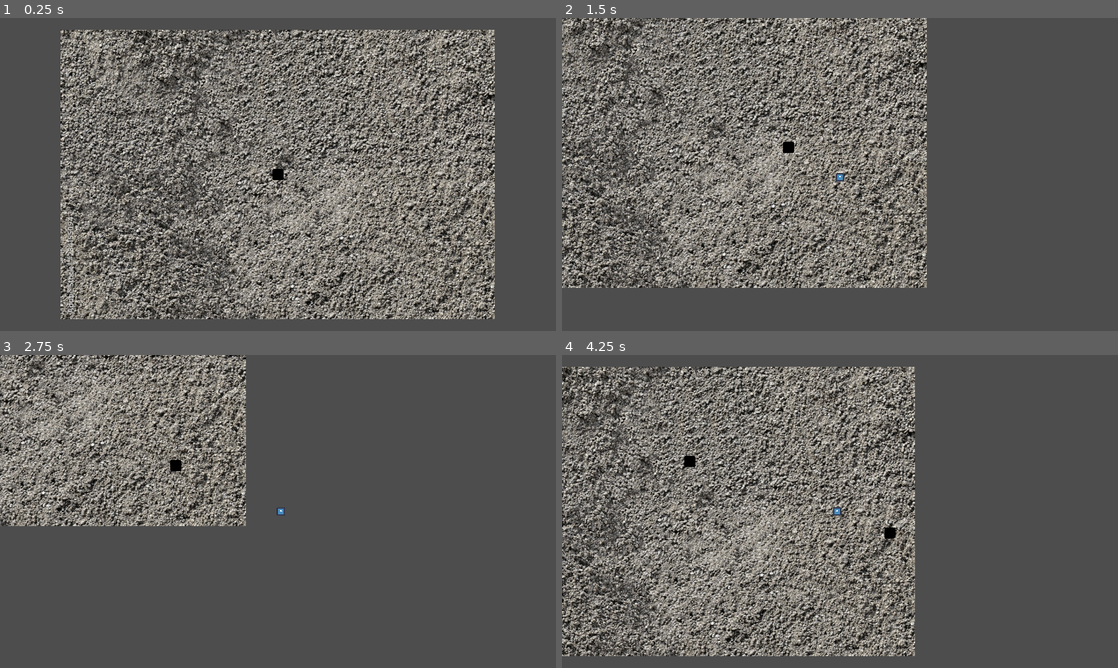
Above: before the commit, frames 1-4 (two rows, left to right).
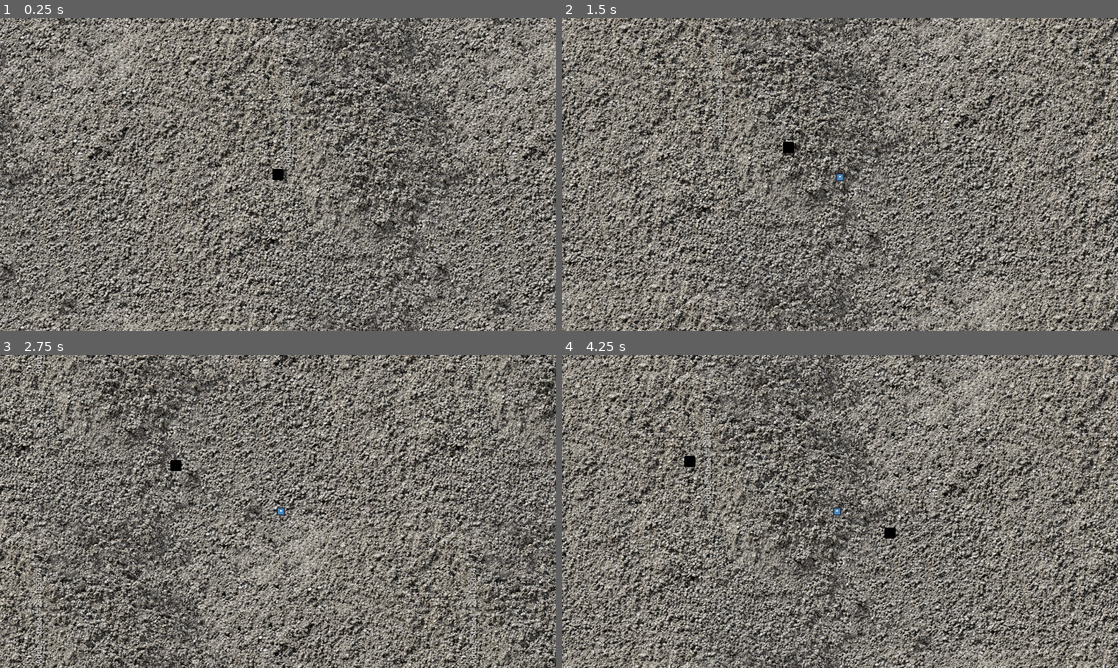
Above: after the commit, the same moments.

Repository: lokasc/rsPrototype
Game: Godot game, scene res://main.tscn
Two runs of this game, one before a commit and one after it. Both use one fixed random seed, a clock stepped at 60 frames per second and the inputs below. The engine's default icon, where the game draws it, is replaced by a stand-in: a white triangle on a blue panel in a dark square.
Inputs (mouse positions are in pixels of both pictures, inside the frame that each line leads up to):
- Up to frame 1 (0.25 s): no input
- Up to frame 2 (1.5 s): tap Enter at 0.5 s; move the mouse to (962, 158) at 0.52 s; hold D (right) 0.53-1.28 s; click (962, 158) at 0.6 s; move the mouse to (728, 190) at 1.27 s; hold S (down) from 1.28 s (still down); click (728, 190) at 1.35 s
- Up to frame 3 (2.75 s): move the mouse to (333, 442) at 2.02 s; release S (down) at 2.03 s; hold D (right) from 2.03 s (still down); click (333, 442) at 2.1 s
- Up to frame 4 (4.25 s): move the mouse to (812, 574) at 2.77 s; release D (right) at 2.78 s; hold W (up) 2.78-3.53 s; click (812, 574) at 2.85 s; move the mouse to (1006, 558) at 3.52 s; hold A (left) from 3.53 s (still down); click (1006, 558) at 3.6 s

The runs differ from the first frame. In frame 1, 77% of the frame differs, in the area x 0-100%, y 0-100%; in frame 2, 78%; in frame 3, 77%; in frame 4, 78%.

Commit message:
Map Addition and Level Node formatting
- Level is now Node2D
- separate sprite for the background
- Added motherboard traces as tilemap
- Added capacitors in tilemap

Diff:
--- a/level.tscn
+++ b/level.tscn
@@ -1,8 +1,22 @@
-[gd_scene load_steps=3 format=3 uid="uid://woyetkfsjr7p"]
+[gd_scene load_steps=4 format=3 uid="uid://woyetkfsjr7p"]
 
 [ext_resource type="Texture2D" uid="uid://cuv4ylu711pup" path="res://bg_test_level.jpg" id="1_loatm"]
 [ext_resource type="Script" path="res://level_controller.gd" id="2_orr7y"]
+[ext_resource type="TileSet" uid="uid://ci2aqix3okqik" path="res://traces.tres" id="3_exxgk"]
 
-[node name="Level" type="Sprite2D"]
+[node name="Level" type="Node2D"]
+texture_filter = 2
+texture_repeat = 2
+script = ExtResource("2_orr7y")
+
+[node name="Background" type="Sprite2D" parent="."]
+texture_filter = 2
+texture_repeat = 2
 texture = ExtResource("1_loatm")
-script = ExtResource("2_orr7y")
+region_enabled = true
+region_rect = Rect2(-4000, -4000, 4000, 4000)
+
+[node name="TileMap" type="TileMap" parent="."]
+tile_set = ExtResource("3_exxgk")
+rendering_quadrant_size = 32
+format = 2
--- /dev/null
+++ b/traces.tres
@@ -0,0 +1,171 @@
+[gd_resource type="TileSet" load_steps=5 format=3 uid="uid://ci2aqix3okqik"]
+
+[ext_resource type="Texture2D" uid="uid://blje8et4nx6pa" path="res://traces.png" id="1_3qfhl"]
+[ext_resource type="Texture2D" uid="uid://duyletdrrfofd" path="res://wall_tile_capacitors.png" id="2_mo5ca"]
+
+[sub_resource type="TileSetAtlasSource" id="TileSetAtlasSource_iq837"]
+texture = ExtResource("1_3qfhl")
+texture_region_size = Vector2i(32, 32)
+0:0/next_alternative_id = 6
+0:0/0 = 0
+0:0/0/terrain_set = 0
+0:0/0/terrain = 0
+0:0/0/terrains_peering_bit/right_side = 0
+0:0/0/terrains_peering_bit/left_side = 0
+0:0/5 = 5
+0:0/5/transpose = true
+1:0/next_alternative_id = 2
+1:0/0 = 0
+1:0/0/terrain_set = 0
+1:0/0/terrain = 1
+1:0/0/terrains_peering_bit/right_side = 1
+1:0/0/terrains_peering_bit/left_side = 1
+1:0/1 = 1
+1:0/1/transpose = true
+2:0/next_alternative_id = 9
+2:0/0 = 0
+2:0/0/terrain_set = 0
+2:0/0/terrain = 0
+2:0/0/terrains_peering_bit/right_side = 0
+2:0/0/terrains_peering_bit/left_side = 1
+2:0/1 = 1
+2:0/1/flip_h = true
+2:0/1/terrain_set = 0
+2:0/1/terrain = 0
+2:0/1/terrains_peering_bit/right_side = 1
+2:0/1/terrains_peering_bit/left_side = 0
+2:0/5 = 5
+2:0/5/transpose = true
+2:0/6 = 6
+2:0/6/flip_h = true
+2:0/6/transpose = true
+2:0/7 = 7
+2:0/7/flip_v = true
+2:0/7/transpose = true
+2:0/8 = 8
+2:0/8/flip_h = true
+2:0/8/flip_v = true
+2:0/8/transpose = true
+3:0/next_alternative_id = 4
+3:0/0 = 0
+3:0/0/terrain_set = 0
+3:0/0/terrain = 0
+3:0/0/terrains_peering_bit/right_side = 0
+3:0/1 = 1
+3:0/1/flip_h = true
+3:0/1/terrain_set = 0
+3:0/1/terrain = 0
+3:0/1/terrains_peering_bit/left_side = 0
+3:0/2 = 2
+3:0/2/transpose = true
+3:0/3 = 3
+3:0/3/flip_v = true
+3:0/3/transpose = true
+4:0/next_alternative_id = 8
+4:0/0 = 0
+4:0/0/terrain_set = 0
+4:0/0/terrain = 1
+4:0/0/terrains_peering_bit/right_side = 1
+4:0/0/terrains_peering_bit/bottom_side = 1
+4:0/0/terrains_peering_bit/left_side = 1
+4:0/1 = 1
+4:0/1/flip_h = true
+4:0/1/terrain_set = 0
+4:0/1/terrain = 1
+4:0/1/terrains_peering_bit/right_side = 1
+4:0/1/terrains_peering_bit/bottom_side = 1
+4:0/1/terrains_peering_bit/left_side = 1
+4:0/2 = 2
+4:0/2/flip_v = true
+4:0/2/terrain_set = 0
+4:0/2/terrain = 1
+4:0/2/terrains_peering_bit/right_side = 1
+4:0/2/terrains_peering_bit/left_side = 1
+4:0/2/terrains_peering_bit/top_side = 1
+4:0/3 = 3
+4:0/3/flip_h = true
+4:0/3/flip_v = true
+4:0/3/terrain_set = 0
+4:0/3/terrain = 1
+4:0/3/terrains_peering_bit/right_side = 1
+4:0/3/terrains_peering_bit/left_side = 1
+4:0/3/terrains_peering_bit/top_side = 1
+4:0/4 = 4
+4:0/4/transpose = true
+4:0/5 = 5
+4:0/5/flip_v = true
+4:0/5/transpose = true
+4:0/6 = 6
+4:0/6/flip_h = true
+4:0/6/transpose = true
+4:0/7 = 7
+4:0/7/flip_h = true
+4:0/7/flip_v = true
+4:0/7/transpose = true
+5:0/next_alternative_id = 5
+5:0/0 = 0
+5:0/0/terrain_set = 0
+5:0/0/terrain = 0
+5:0/0/terrains_peering_bit/bottom_side = 0
+5:0/0/terrains_peering_bit/left_side = 0
+5:0/1 = 1
+5:0/1/flip_h = true
+5:0/1/terrain_set = 0
+5:0/1/terrain = 0
+5:0/1/terrains_peering_bit/right_side = 0
+5:0/1/terrains_peering_bit/bottom_side = 0
+5:0/2 = 2
+5:0/2/flip_v = true
+5:0/2/terrain_set = 0
+5:0/2/terrain = 0
+5:0/2/terrains_peering_bit/left_side = 0
+5:0/2/terrains_peering_bit/top_side = 0
+5:0/3 = 3
+5:0/3/flip_h = true
+5:0/3/flip_v = true
+5:0/3/terrain_set = 0
+5:0/3/terrain = 0
+5:0/3/terrains_peering_bit/right_side = 0
+5:0/3/terrains_peering_bit/top_side = 0
+6:0/next_alternative_id = 6
+6:0/0 = 0
+6:0/0/terrain_set = 0
+6:0/0/terrain = 1
+6:0/0/terrains_peering_bit/bottom_side = 1
+6:0/0/terrains_peering_bit/left_side = 1
+6:0/1 = 1
+6:0/1/flip_h = true
+6:0/1/terrain_set = 0
+6:0/1/terrain = 1
+6:0/1/terrains_peering_bit/right_side = 1
+6:0/1/terrains_peering_bit/bottom_side = 1
+6:0/2 = 2
+6:0/2/flip_v = true
+6:0/2/terrain_set = 0
+6:0/2/terrain = 1
+6:0/2/terrains_peering_bit/left_side = 1
+6:0/2/terrains_peering_bit/top_side = 1
+6:0/3 = 3
+6:0/3/flip_h = true
+6:0/3/flip_v = true
+6:0/3/terrain_set = 0
+6:0/3/terrain = 1
+6:0/3/terrains_peering_bit/right_side = 1
+6:0/3/terrains_peering_bit/top_side = 1
+
+[sub_resource type="TileSetAtlasSource" id="TileSetAtlasSource_daavq"]
+texture = ExtResource("2_mo5ca")
+texture_region_size = Vector2i(32, 32)
+0:0/0 = 0
+1:0/0 = 0
+
+[resource]
+tile_size = Vector2i(32, 32)
+terrain_set_0/mode = 0
+terrain_set_0/terrain_0/name = "SingleTraces"
+terrain_set_0/terrain_0/color = Color(0.5, 0.34375, 0.25, 1)
+terrain_set_0/terrain_1/name = "DoubleTraces"
+terrain_set_0/terrain_1/color = Color(0.5, 0.4375, 0.25, 1)
+sources/0 = SubResource("TileSetAtlasSource_iq837")
+sources/3 = SubResource("TileSetAtlasSource_daavq")
+tile_proxies/coords_level = [[1, Vector2i(0, 0)], [3, Vector2i(0, 0)], [2, Vector2i(0, 0)], [3, Vector2i(1, 0)]]
Binary file added: traces.png
Not shown, added: traces.png.import
Binary file added: wall_tile_capacitors.png
Not shown, added: wall_tile_capacitors.png.import
